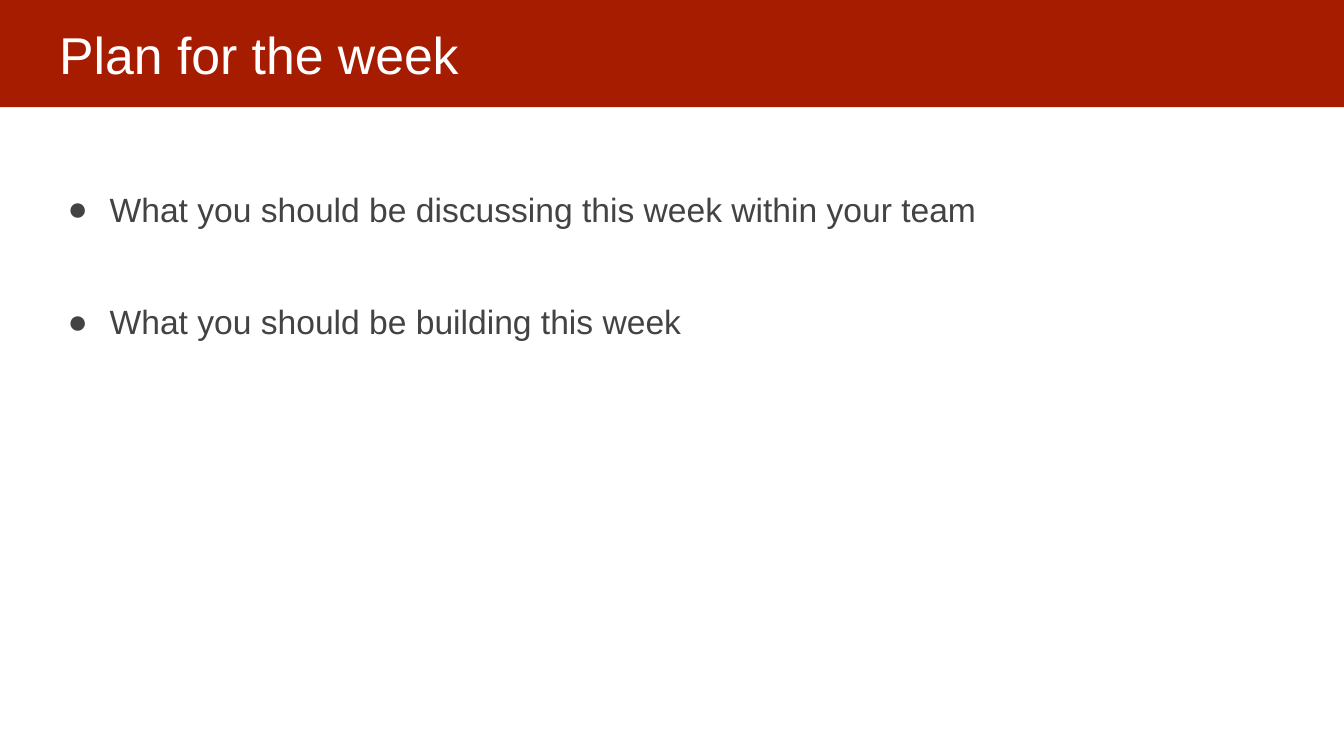
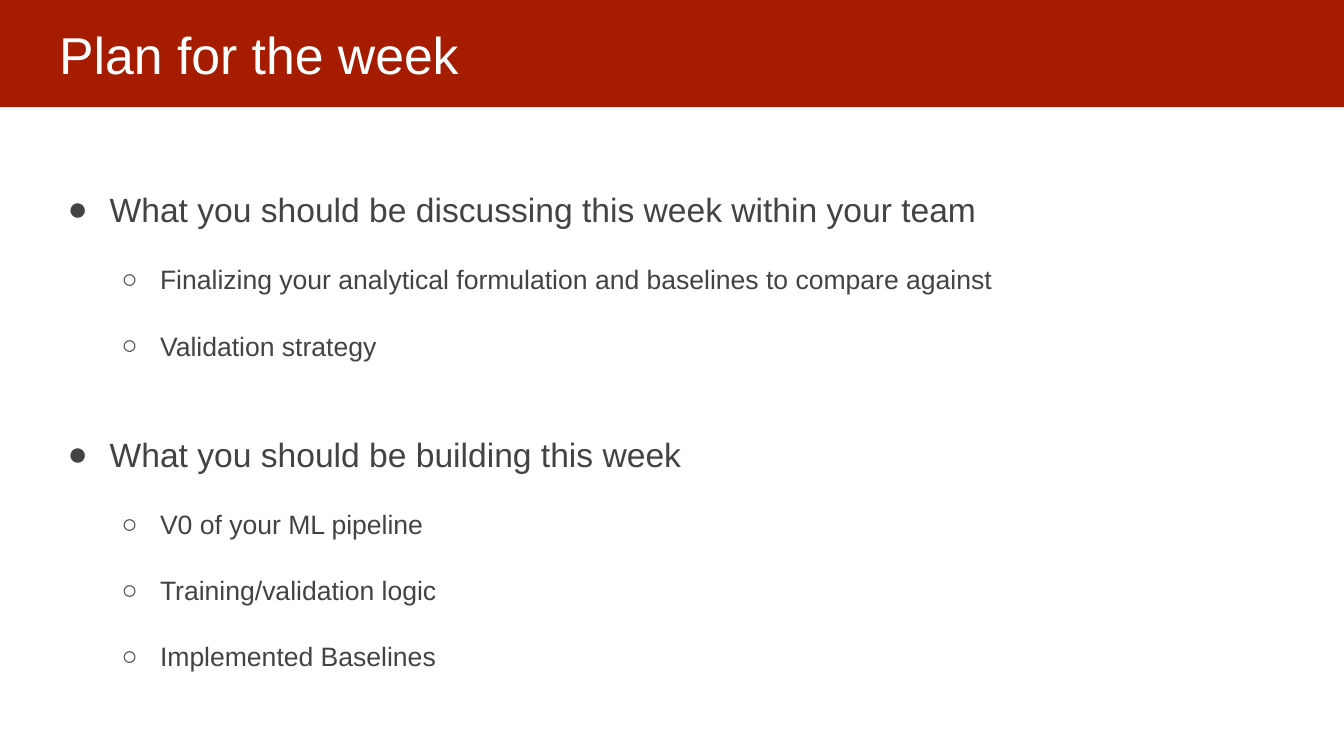
Before and after one commit to dssg/MLinPractice, a slide deck: slide 3 of Lectures/Lecture5-ModelSelection.pptx. Drawn at 1344x756 pixels with LibreOffice and Linux fonts; fonts in the diff are those of the drawing. Boxes give left, top, right and bottom in pixels: in the first picture for what was removed or moved away, otherwise in the second. Text is boxed around its words. In the diff, an @@ line names an element or a change of style, - is before the commit and + after.

```diff
--- a/Lectures/Lecture5-ModelSelection.pptx
+++ b/Lectures/Lecture5-ModelSelection.pptx
@@ text at [160,269,992,361]: paragraphs added @@
+  ○ Finalizing your analytical formulation and baselines to compare against
+  ○ Validation strategy
@@ text at [160,514,437,672]: paragraphs added @@
+  ○ V0 of your ML pipeline
+  ○ Training/validation logic
+  ○ Implemented Baselines
```
Also in this commit, not shown: 2 other slides changed, 10 slides added, 11 slides removed, 3 other files.
